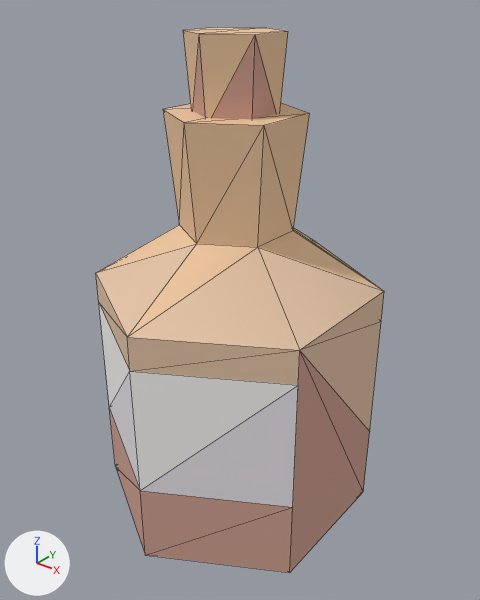
Renders of the glTF model example_game/world/props/bottle-large.prop/model.glb from each side of a commit.
One viewpoint serves both versions: a 50 mm lens placed at (0.274, -0.338, 0.369), pointed at (0.003, 0.001, 0.158). Arrows for +X, +Y and +Z are at lower left; the lights stay in place. The picture after the commit comes second. Mesh edges are drawn as thin lines. Vertices at exactly the same position are counted once.

Before the edit, the objects in view are built like this:
```python
me_model = bpy.data.meshes.new('model')
me_model.from_pydata(...)  # 54 vertices, 94 faces; spans x -0.091..0.091, y -0.105..0.105, z -0.02..0.34
me_model.materials.append(mat_style)
ob_model = bpy.data.objects.new('model', me_model)
ob_model.location = (0.0, 0.0, 0.0)
```
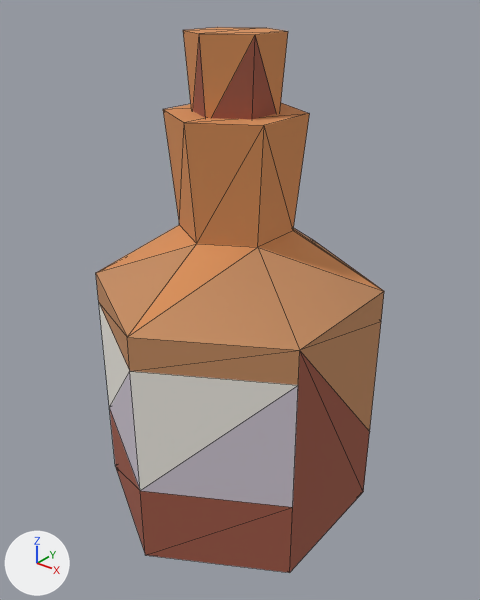
What the commit changed:
me_model has 54 vertices, 94 faces and spans x -0.091..0.091, y -0.105..0.105, z -0.02..0.34.
me_model is used by ob_model.
me_model part 1: 60 faces centred in x -0.091..0.091, y -0.087..0.087, z 0.085..0.34 are repainted in the vertex colours; the middle colour goes from beige #edc7a0 to orange #d9915a.
me_model part 2: 34 faces centred in x -0.091..0.091, y -0.087..0.087, z -0.02..0.304 are repainted in the vertex colours; the middle colour goes from beige #d0a090 to brown #a05a47.

What differs and where, as boxes [x1, y1, x2, y2] in the pictures (480 x 600 px):
part 1 of me_model, recoloured (beige to orange): [96, 27, 384, 507] in both
part 2 of me_model, recoloured (beige to brown): [110, 35, 370, 573] in both
